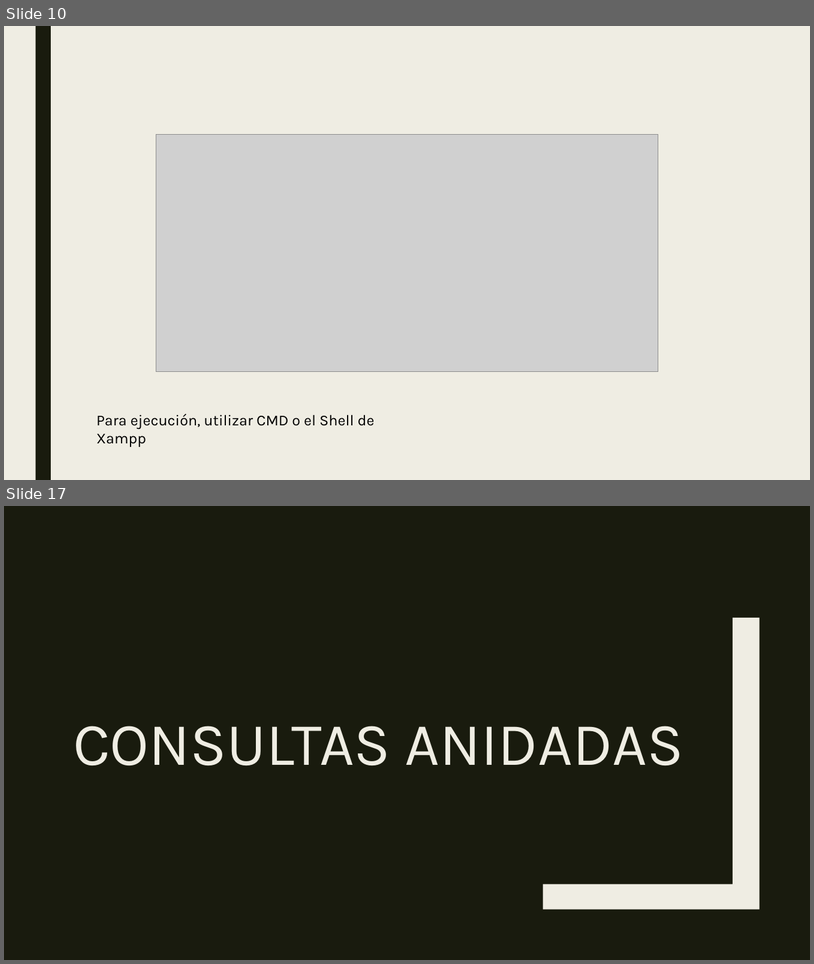
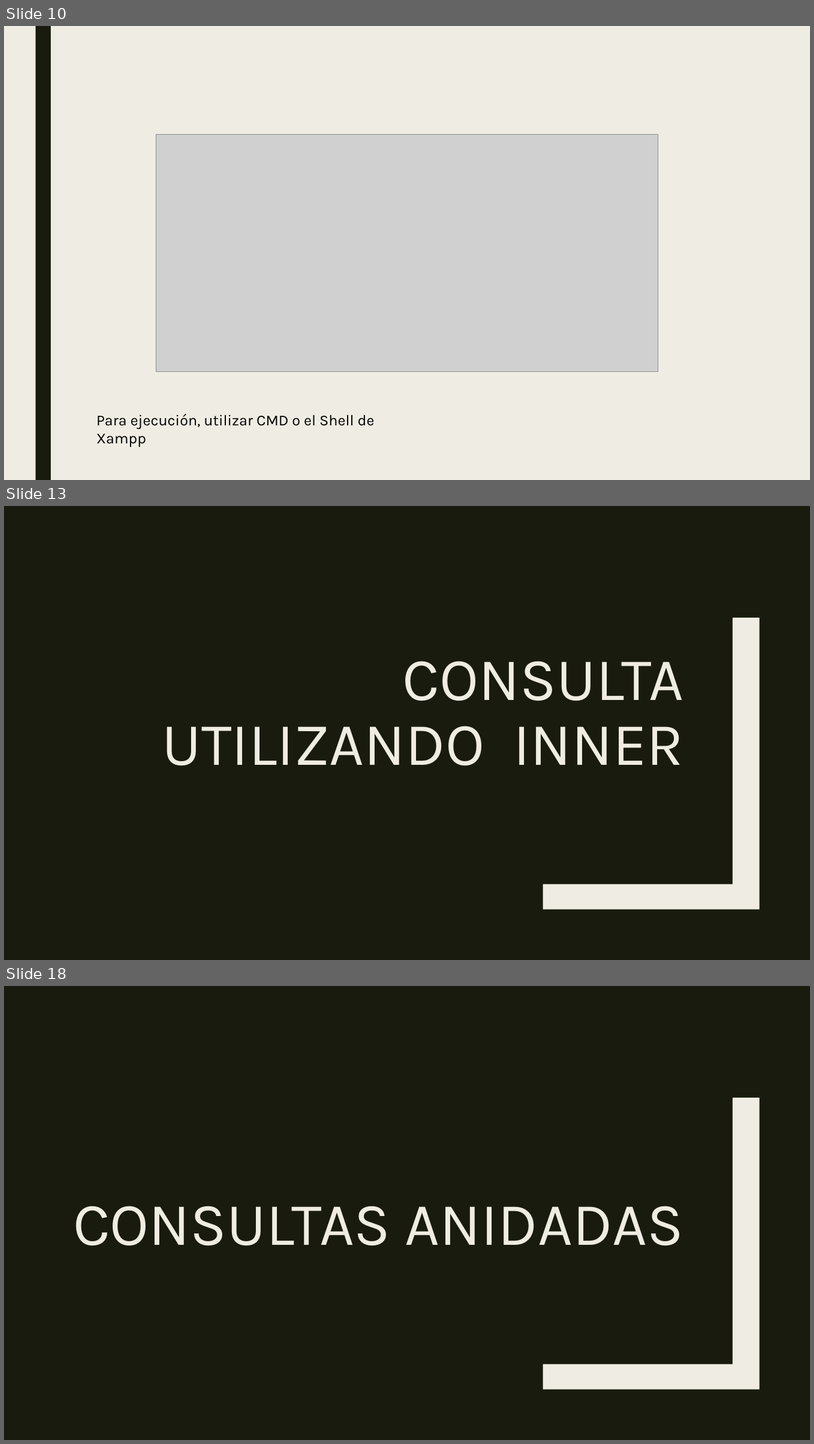
Before and after one commit to Helinks/SI-DLYTime, a slide deck: 3-Trimestre/DLYTimeDB.pptx. Shown one above the other, each under a label of ours: slides 10 and 17 before the commit, slides 10, 13 and 18 after it; the slides between them are not shown. The pictures are 814x964 and 814x1444 pixels, drawn with LibreOffice and Linux fonts; fonts in the diff are those of the drawing; grey boxes stand for pictures. Boxes give left, top, right and bottom in pixels: in the first picture for what was removed or moved away, otherwise in the second. Text is boxed around its words. In the diff, an @@ line names an element or a change of style, - is before the commit and + after.

```diff
--- a/3-Trimestre/DLYTimeDB.pptx
+++ b/3-Trimestre/DLYTimeDB.pptx
@@ slide 13 added at bbox=[4, 506, 810, 960], background #191B0E; not listed: 1 template element that a slide beside it also shows @@
@@ title added at bbox=[162, 661, 684, 766], 72 pt, text #EFEDE3 @@
+CONSULTA
+UTILIZANDO INNER
@@ what was slide 17 is now slide 18 @@
```
Also in this commit, not shown: 6 slides changed, 10 other slides added, 7 slides removed.
